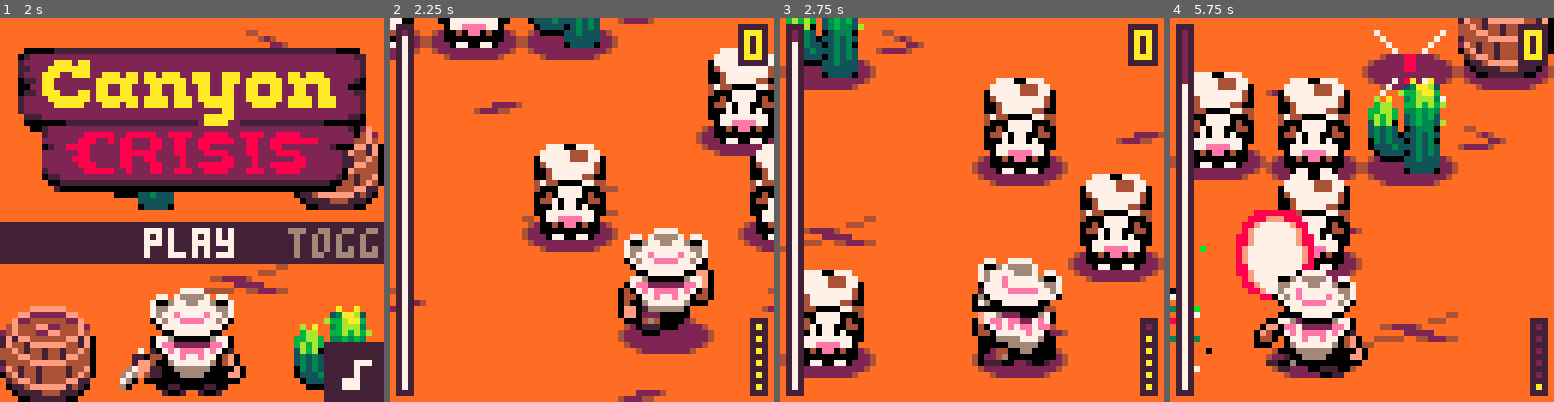
Above: before the commit, frames 1-4 (left to right).
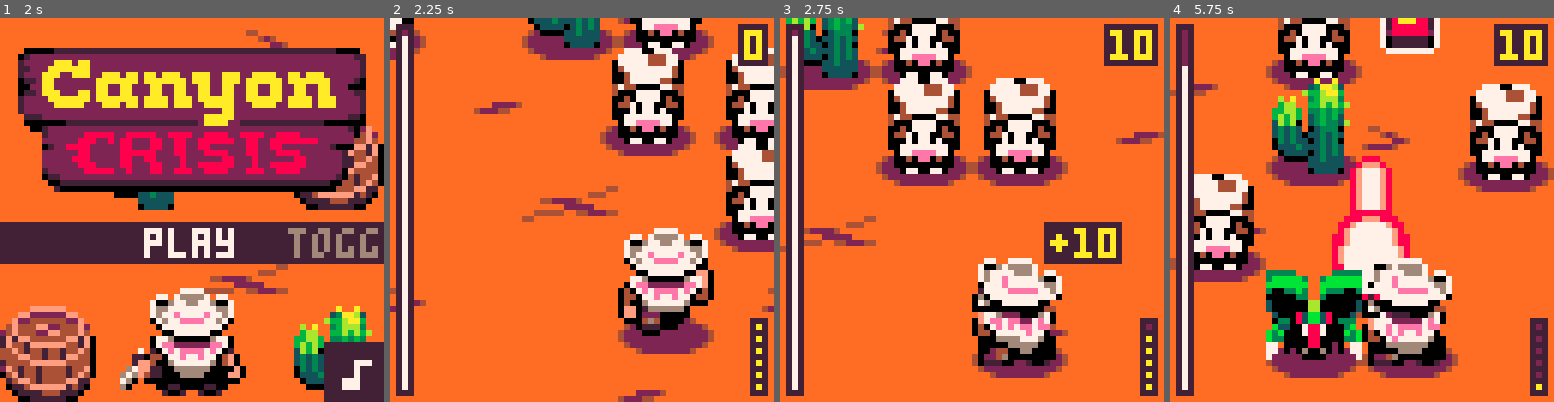
Above: after the commit, the same moments.

Repository: david-fletcher/lowrezjam2023
Game: PICO-8 cartridge lowrezjam2023.p8
Two runs of this game, one before a commit and one after it. Both use one fixed random seed, a clock stepped at 60 frames per second and the inputs below.
Inputs:
- Up to frame 1 (2 s): tap X (X key) at 0.33, 1.07, 1.85 s; tap O (Z key) at 0.7, 1.7 s; hold Right from 1.6 s (still down)
- Up to frame 2 (2.25 s): release Right at 2.1 s; tap O (Z key) at 2.1 s; hold Up from 2.15 s (still down)
- Up to frame 3 (2.75 s): release Up at 2.42 s; hold Right from 2.47 s (still down); tap O (Z key) at 2.5 s
- Up to frame 4 (5.75 s): tap O (Z key) every 0.4 s from 2.9 to 5.7 s; tap X (X key) at 2.97, 4.08, 5.2 s; release Right at 3.03 s; hold Left 3.08-3.58 s; hold Down 3.63-3.97 s; hold Right 4.02-4.68 s; hold Up 4.73-5.03 s; hold Left 5.08-5.68 s; hold Down from 5.73 s (still down)

Frame 1 is identical in both runs. In frame 2, 21% of the frame differs, in the area x 9-100%, y 0-61%; in frame 3, 20%; in frame 4, 55%, in the area x 0-100%, y 0-94%.

Commit message:
map fixes, comments

Diff:
--- a/lowrezjam2023.p8
+++ b/lowrezjam2023.p8
@@ -344,8 +344,8 @@
   g_mapregions[2] -= 256
  end
 
+ -- teleport prevents us from ever reaching g_camera.y == INT_MIN (allows for truly infinite gameplay)
  if (g_player.tiley > 32) then
-  -- teleport prevents us from ever reaching g_camera.y == INT_MIN (allows for truly infinite gameplay)
   teleport()
  end
 
@@ -1374,13 +1374,20 @@
  ovalfill(o.x+1, o.y+12, o.x+14, o.y+17, 2)
 end
 
+-- we teleport the game area back to the origin to prevent integer overflow
 function teleport()
+ -- tile offset
  local toffset = -g_player.tiley + 1
+ -- pixel offset
  local poffset = -g_player.y + 12
+
+ -- add any pixel coordinates to the pixel offset
  g_camera.y = g_camera.y + poffset
  g_camera.ytarget = g_camera.ytarget + poffset
  g_mapregions[1] = g_mapregions[1] + poffset
  g_mapregions[2] = g_mapregions[2] + poffset
+
+ -- loop through the tracked objects list and teleport them too
  for obj in all(g_objects) do
   obj.teleport(obj, toffset, poffset)
  end
@@ -1832,8 +1839,8 @@
 0000000000000000000000000000000000000000000000000000000000000000000000000000000000000000000000000000323330310000000000000000000000000000000000000000000000000000000000000000000000000000323300000000000000000000000000000000000000000000000000000000000010110000
 0000202100002223000000000000000000002223202100000000202100000000000022230000000000000000222300000000000000000000000022230000000022230000000022230000202100000000000000000000000000000000000000000000000020210000000000000000000000000000000000000000000000000000
 0000303100003233000000000000000000003233303100000000303100000000000032330000000000000000323300000000000000000000000032330000000032330000000032330000303100000000000000000000000000000000000000000000000030310000000000000000000000000000000000000024000000000000
-0000000000000000000000000000222300000000000000002021000000000000000000002021000000002223000000000000000000000000000000000000000000000000000000000000000000000000000000000000000000000000000000000000000000000000000020210000000000002021000000000000000000000000
-0000000000000000000000000000323300000000000000003031000000000000000000003031000000003233000000000000000000000000000000000000000000000000000000000000000000000000000000000000000000000000000000000000000000000000000030310000000000003031000000000000000000000034
+0000000000000000000000000000000000000000000000002021000000000000000000002021000000002223000000000000000000000000000000000000000000000000000000000000000000000000000000000000000000000000000000000000000000000000000020210000000000002021000000000000000000000000
+0000000000000000000000000000000000000000000000003031000000000000000000003031000000003233000000000000000000000000000000000000000000000000000000000000000000000000000000000000000000000000000000000000000000000000000030310000000000003031000000000000000000000034
 2223000000002021000000002021000000000000000000000000000000000000000000000000000000000000000000000000000022230000000000000000202100000000000000000000000000000000000000000000000000002223202100000000000000002223000000000000000000000000000000000000000000000000
 3233000000003031000000003031000000000000000000000000000000000000000000000000000000000000000000000000000032330000000000000000303100000000000000000000000000000000000000000000000000003233303100000000000000003233000000000000000000000000000000000000000000000000
 0000000000000000000000000000000000002021000000000000000000000000000000000000000000000000202100000000000000000000000000000000000000000000000000000000000000000000000000000000000000000000000000000000000000000000000000000000000000000000000000000000002400000000
